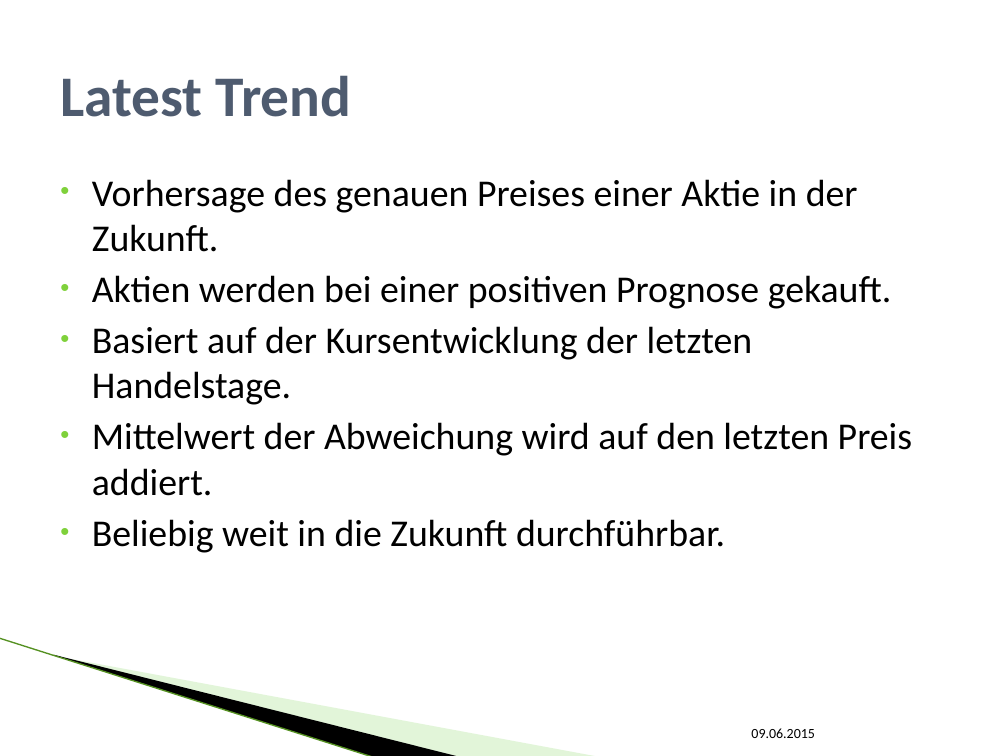
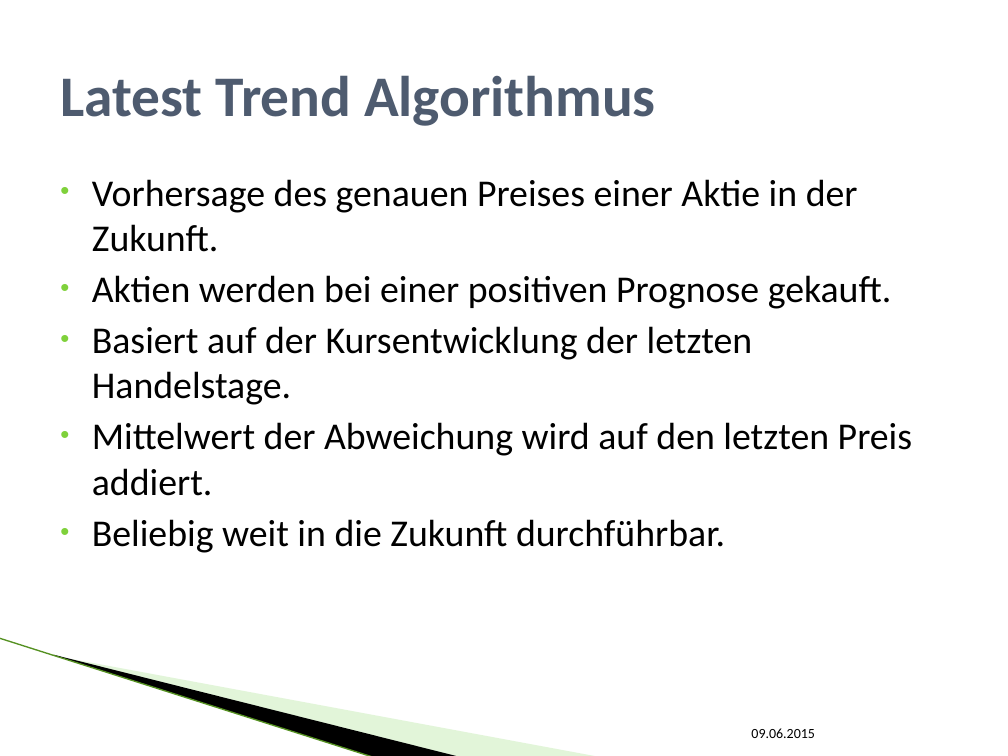
Before and after one commit to SEPSkyware6MM/StockForecast, a slide deck: slide 13 of ALR_Vortrag.pptx (slide 11 before the commit). Drawn at 1008x756 pixels with LibreOffice and Linux fonts; fonts in the diff are those of the drawing; background and template pictures are left out. Boxes give left, top, right and bottom in pixels: in the first picture for what was removed or moved away, otherwise in the second. Text is boxed around its words. In the diff, an @@ line names an element or a change of style, - is before the commit and + after.

```diff
--- a/ALR_Vortrag.pptx
+++ b/ALR_Vortrag.pptx
@@ title at [60,75,656,126]: text changed @@
-Latest Trend
+Latest Trend Algorithmus
```
Also in this commit, not shown: 4 other slides changed.
